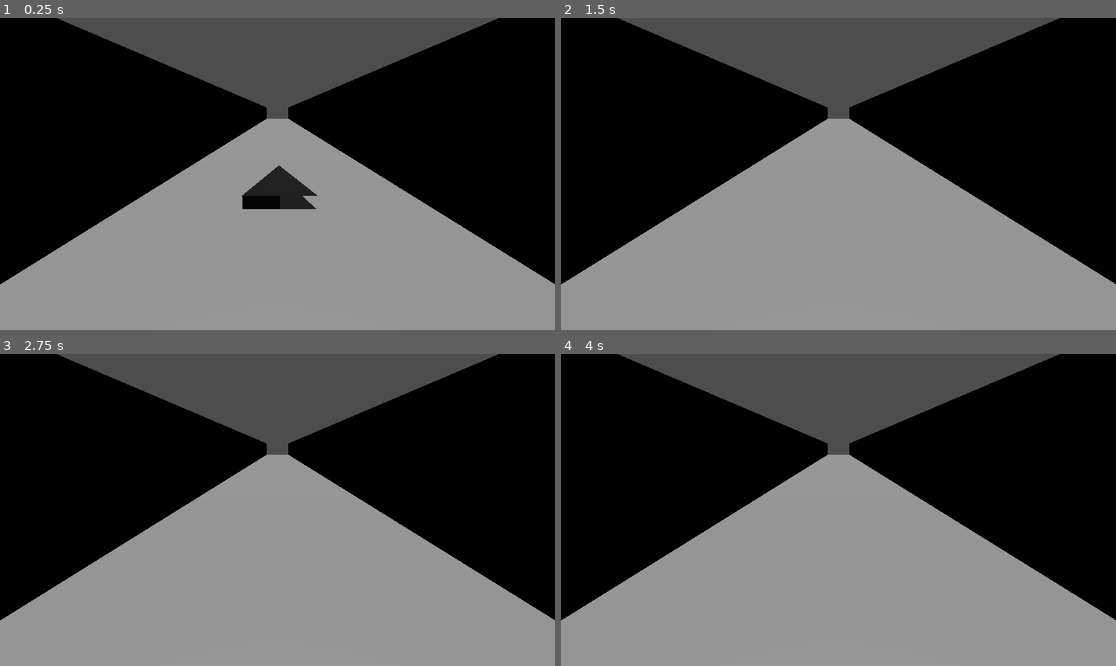
Above: before the commit, frames 1-4 (two rows, left to right).
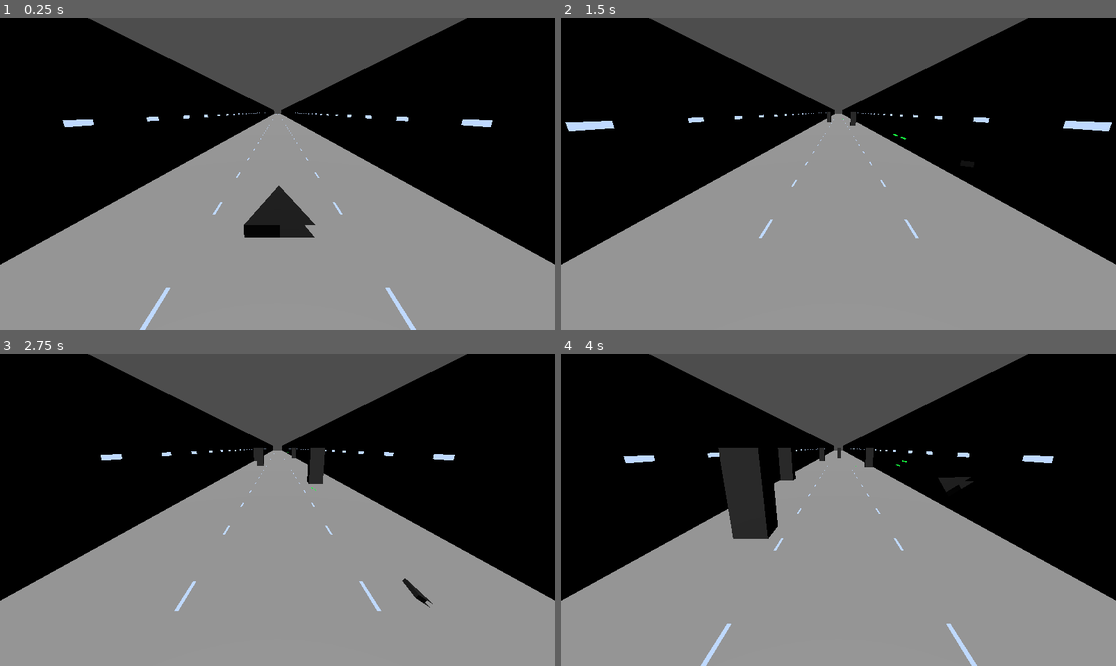
Above: after the commit, the same moments.

Repository: hotdogontology/CSCE552
Game: Godot game, scene res://main.tscn
Same seed, same stepped clock (60 frames per second), same inputs: the game is played once before the commit and once after it.
Inputs:
- Up to frame 1 (0.25 s): no input
- Up to frame 2 (1.5 s): hold Right (move_right) 0.53-1.28 s; hold S (boost, bound only after the commit) 0.53-1.28 s; tap Space (fire, bound only after the commit) at 0.8, 1.35 s; hold Down (move_down) from 1.28 s (still down)
- Up to frame 3 (2.75 s): tap S (boost, bound only after the commit) at 1.55 s; release Down (move_down) at 2.03 s; hold Right (move_right) from 2.03 s (still down); hold S (boost, bound only after the commit) from 2.03 s (still down); tap Space (fire, bound only after the commit) at 2.3 s
- Up to frame 4 (4 s): release Right (move_right) at 2.78 s; release S (boost, bound only after the commit) at 2.78 s; hold Up (move_up) 2.78-3.53 s; tap Space (fire, bound only after the commit) at 2.85, 3.8 s; tap S (boost, bound only after the commit) at 3.05 s; hold Left (move_left) from 3.53 s (still down); hold S (boost, bound only after the commit) from 3.53 s (still down)

The runs differ from the first frame. In frame 1, 7.6% of the frame differs, in the area x 0-100%, y 0-100%; in frame 2, 5.7%; in frame 3, 5.9%; in frame 4, 8.2%.

Commit message:
edited ship model for banking issues, updated movement

Diff:
--- /dev/null
+++ b/hound/laser.gd
@@ -0,0 +1,11 @@
+extends Area3D
+
+@export var speed := 18.0
+@export var lifetime := 2.0
+
+
+func _process(delta: float) -> void:
+	position.z -= speed * delta
+	lifetime -= delta
+	if lifetime <= 0.0:
+		queue_free()
--- /dev/null
+++ b/hound/laser.tscn
@@ -0,0 +1,25 @@
+[gd_scene load_steps=5 format=3 uid="uid://bcqeeok3siohr"]
+
+[ext_resource type="Script" uid="uid://cfp6vb8s1guit" path="res://laser.gd" id="1_laser"]
+
+[sub_resource type="StandardMaterial3D" id="StandardMaterial3D_laser"]
+shading_mode = 0
+albedo_color = Color(0.1, 1, 0.25, 1)
+
+[sub_resource type="BoxMesh" id="BoxMesh_laser"]
+material = SubResource("StandardMaterial3D_laser")
+size = Vector3(0.025, 0.025, 0.35)
+
+[sub_resource type="BoxShape3D" id="BoxShape3D_laser"]
+size = Vector3(0.025, 0.025, 0.35)
+
+[node name="Laser" type="Area3D"]
+collision_layer = 4
+collision_mask = 2
+script = ExtResource("1_laser")
+
+[node name="Mesh" type="MeshInstance3D" parent="."]
+mesh = SubResource("BoxMesh_laser")
+
+[node name="CollisionShape3D" type="CollisionShape3D" parent="."]
+shape = SubResource("BoxShape3D_laser")
--- /dev/null
+++ b/hound/main.gd
@@ -0,0 +1,87 @@
+extends Node3D
+
+const TRENCH_SEGMENT_SCENE := preload("res://trench_segment.tscn")
+const TRENCH_SCRAPER_SCENE := preload("res://trench_scraper.tscn")
+
+@export var scroll_speed := 40.0
+@export_range(2, 10, 1) var trench_segment_count := 3
+@export var trench_segment_length := 200.0
+@export var obstacle_spawn_z := -120.0
+@export var obstacle_ground_y := -4.5
+@export var obstacle_horizontal_limit := 8.5
+@export var minimum_spawn_delay := 0.45
+@export var maximum_spawn_delay := 0.9
+@export var restart_on_collision := true
+
+@onready var player: Area3D = $Player
+@onready var first_trench_segment: Node3D = $TutorialTrench
+@onready var obstacle_timer: Timer = $BuildingTimer
+
+var trench_segments: Array[Node3D] = []
+
+
+func _ready() -> void:
+	_setup_trench()
+	player.area_entered.connect(_on_player_area_entered)
+	obstacle_timer.timeout.connect(_spawn_obstacle)
+	_schedule_next_obstacle()
+
+
+func _process(delta: float) -> void:
+	_move_trench(delta)
+
+
+func _setup_trench() -> void:
+	trench_segments.append(first_trench_segment)
+	first_trench_segment.position.z = 0.0
+
+	for index in range(1, trench_segment_count):
+		var segment := TRENCH_SEGMENT_SCENE.instantiate() as Node3D
+		add_child(segment)
+		segment.position.z = -trench_segment_length * index
+		trench_segments.append(segment)
+
+
+func _move_trench(delta: float) -> void:
+	for segment in trench_segments:
+		segment.position.z += scroll_speed * delta
+
+	for segment in trench_segments:
+		if segment.position.z >= trench_segment_length:
+			segment.position.z = _furthest_segment_z() - trench_segment_length
+
+
+func _furthest_segment_z() -> float:
+	var furthest_z := trench_segments[0].position.z
+	for segment in trench_segments:
+		furthest_z = minf(furthest_z, segment.position.z)
+	return furthest_z
+
+
+func _spawn_obstacle() -> void:
+	var obstacle := TRENCH_SCRAPER_SCENE.instantiate() as Area3D
+	add_child(obstacle)
+	obstacle.position = Vector3(
+		randf_range(-obstacle_horizontal_limit, obstacle_horizontal_limit),
+		obstacle_ground_y,
+		obstacle_spawn_z
+	)
+	obstacle.set("speed", scroll_speed)
+	_schedule_next_obstacle()
+
+
+func _schedule_next_obstacle() -> void:
+	var low_delay := minf(minimum_spawn_delay, maximum_spawn_delay)
+	var high_delay := maxf(minimum_spawn_delay, maximum_spawn_delay)
+	obstacle_timer.start(randf_range(low_delay, high_delay))
+
+
+func _on_player_area_entered(area: Area3D) -> void:
+	if not area.is_in_group("obstacle"):
+		return
+
+	print("Player collided with obstacle: ", area.name)
+	if restart_on_collision:
+		get_tree().call_deferred("reload_current_scene")
+	else:
+		area.queue_free()
--- a/hound/main.tscn
+++ b/hound/main.tscn
@@ -1,14 +1,16 @@
-[gd_scene load_steps=3 format=3 uid="uid://lvduepqic8sb"]
+[gd_scene load_steps=4 format=3 uid="uid://lvduepqic8sb"]
 
 [ext_resource type="PackedScene" uid="uid://dwnwtc5vqs7xi" path="res://player.tscn" id="1_ig7tw"]
 [ext_resource type="PackedScene" uid="uid://djkj0jhaau2i8" path="res://trench_segment.tscn" id="2_0xm2m"]
+[ext_resource type="Script" uid="uid://chrylrtcdqp" path="res://main.gd" id="3_main"]
 
 [node name="Main" type="Node3D"]
+script = ExtResource("3_main")
 
 [node name="Player" parent="." instance=ExtResource("1_ig7tw")]
 
 [node name="Camera3D" type="Camera3D" parent="."]
-transform = Transform3D(1, 0, 0, 0, 0.956554, 0.291554, 0, -0.291554, 0.956554, -0.00951095, 1.14284, 1.0276)
+transform = Transform3D(1, 0, 0, 0, 0.956554, 0.291554, 0, -0.291554, 0.956554, -0.00951095, 0.500372, 1.0276)
 
 [node name="DirectionalLight3D" type="DirectionalLight3D" parent="."]
 transform = Transform3D(1, 0, 0, 0, 0.0722287, 0.997388, 0, -0.997388, 0.0722287, 0, 8, 2)
@@ -16,3 +18,4 @@
 [node name="TutorialTrench" parent="." instance=ExtResource("2_0xm2m")]
 
 [node name="BuildingTimer" type="Timer" parent="."]
+one_shot = true
--- a/hound/player.gd
+++ b/hound/player.gd
@@ -1,22 +1,174 @@
 extends Area3D
 
-@export var speed := 4.0
-@export var horizontal_limit := 4.0
+const LASER_SCENE := preload("res://laser.tscn")
+
+@export var speed := 2.0
+@export var acceleration := 10.0
+@export var deceleration := 14.0
+@export var horizontal_limit := 2.0
 @export var vertical_minimum := -2.0
 @export var vertical_maximum := 2.0
+@export var boost_speed := 3.0
+@export var brake_speed := 2.0
+@export var longitudinal_acceleration := 12.0
+@export var forward_limit := -1.5
+@export var rear_limit := 0.6
+@export_range(0.0, 90.0, 1.0) var maximum_bank_degrees := 35.0
+@export_range(0.0, 90.0, 1.0) var maximum_pitch_degrees := 20.0
+@export var rotation_speed := 8.0
+@export_range(0.1, 1.0, 0.05) var double_tap_window := 0.3
+@export_range(0.1, 2.0, 0.05) var barrel_roll_duration := 0.6
+@export_range(0.05, 1.0, 0.05) var fire_interval := 0.2
 
-# Called when the node enters the scene tree for the first time.
+@onready var ship_model: MeshInstance3D = $ShipModel
+@onready var hitbox: CollisionShape3D = $CockpitHitBox
+
+var velocity := Vector2.ZERO
+var longitudinal_velocity := 0.0
+var model_rest_rotation := Vector3.ZERO
+var visual_roll := 0.0
+var barrel_roll_direction := 0.0
+var barrel_roll_time := 0.0
+var last_left_tap := -10.0
+var last_right_tap := -10.0
+var fire_cooldown := 0.0
+
 func _ready() -> void:
-	pass # Replace with function body.
+	model_rest_rotation = ship_model.rotation
+	visual_roll = model_rest_rotation.z
 
 
-# Called every frame. 'delta' is the elapsed time since the previous frame.
 func _process(delta: float) -> void:
+	_handle_maneuver_input()
+	_handle_firing(delta)
 
-	var input_direction := Input.get_vector( "move_left", "move_right", "move_up", "move_down" )
+	var input_direction := Input.get_vector(
+		"move_left", "move_right", "move_up", "move_down"
+	)
+	# Input.get_vector returns negative Y for up, matching world-space Y here.
+	input_direction.y *= -1.0
 
-	position.x += input_direction.x * speed * delta
-	position.y -= input_direction.y * speed * delta
+	var target_velocity := input_direction * speed
+	var response := acceleration if input_direction != Vector2.ZERO else deceleration
+	velocity = velocity.move_toward(target_velocity, response * delta)
 
-	position.x = clampf( position.x, -horizontal_limit, horizontal_limit )
-	position.y = clampf( position.y, vertical_minimum, vertical_maximum )
+	position.x = clampf(
+		position.x + velocity.x * delta,
+		-horizontal_limit,
+		horizontal_limit
+	)
+	position.y = clampf(
+		position.y + velocity.y * delta,
+		vertical_minimum,
+		vertical_maximum
+	)
+
+	# Stop pushing against an edge so the ship responds immediately when turning away.
+	if is_equal_approx(absf(position.x), horizontal_limit):
+		velocity.x = 0.0
+	if is_equal_approx(position.y, vertical_minimum) or is_equal_approx(position.y, vertical_maximum):
+		velocity.y = 0.0
+
+	_update_longitudinal_movement(delta)
+
+	var rotation_weight := 1.0 - exp(-rotation_speed * delta)
+	var target_pitch := model_rest_rotation.x \
+		+ deg_to_rad(maximum_pitch_degrees) * input_direction.y
+	ship_model.rotation.x = lerp_angle(
+		ship_model.rotation.x, target_pitch, rotation_weight
+	)
+	ship_model.rotation.y = lerp_angle(
+		ship_model.rotation.y, model_rest_rotation.y, rotation_weight
+	)
+
+	_update_roll(delta, input_direction.x, rotation_weight)
+	ship_model.rotation.z = visual_roll
+	# Rotate the thin collider with the ship. At knife edge its narrow vertical
+	# dimension becomes its screen-space width instead of leaving a wide box behind.
+	hitbox.rotation.x = ship_model.rotation.x
+	hitbox.rotation.z = visual_roll
+
+
+func _handle_firing(delta: float) -> void:
+	fire_cooldown = maxf(fire_cooldown - delta, 0.0)
+	if not Input.is_action_pressed("fire") or fire_cooldown > 0.0:
+		return
+
+	_fire_laser(Vector3(-0.1, 0.0, -0.25))
+	_fire_laser(Vector3(0.1, 0.0, -0.25))
+	fire_cooldown = fire_interval
+
+
+func _fire_laser(muzzle_offset: Vector3) -> void:
+	var laser := LASER_SCENE.instantiate() as Area3D
+	get_tree().current_scene.add_child(laser)
+	laser.global_position = ship_model.to_global(muzzle_offset)
+
+
+func _update_longitudinal_movement(delta: float) -> void:
+	var target_speed := 0.0
+	var boosting := Input.is_action_pressed("boost")
+	var braking := Input.is_action_pressed("brake")
+	if boosting and not braking:
+		target_speed -= boost_speed
+	elif braking and not boosting:
+		target_speed += brake_speed
+
+	longitudinal_velocity = move_toward(
+		longitudinal_velocity,
+		target_speed,
+		longitudinal_acceleration * delta
+	)
+	position.z = clampf(
+		position.z + longitudinal_velocity * delta,
+		forward_limit,
+		rear_limit
+	)
+
+	if is_equal_approx(position.z, forward_limit) or is_equal_approx(position.z, rear_limit):
+		longitudinal_velocity = 0.0
+
+
+func _handle_maneuver_input() -> void:
+	var now := Time.get_ticks_msec() / 1000.0
+
+	if Input.is_action_just_pressed("knife_left"):
+		if now - last_left_tap <= double_tap_window:
+			_start_barrel_roll(1.0)
+			last_left_tap = -10.0
+		else:
+			last_left_tap = now
+
+	if Input.is_action_just_pressed("knife_right"):
+		if now - last_right_tap <= double_tap_window:
+			_start_barrel_roll(-1.0)
+			last_right_tap = -10.0
+		else:
+			last_right_tap = now
+
+
+func _start_barrel_roll(direction: float) -> void:
+	barrel_roll_direction = direction
+	barrel_roll_time = 0.0
+
+
+func _update_roll(delta: float, horizontal_input: float, rotation_weight: float) -> void:
+	if barrel_roll_direction != 0.0:
+		var remaining_time := barrel_roll_duration - barrel_roll_time
+		var roll_delta := minf(delta, remaining_time)
+		visual_roll += barrel_roll_direction * TAU * roll_delta / barrel_roll_duration
+		barrel_roll_time += roll_delta
+
+		if barrel_roll_time >= barrel_roll_duration:
+			visual_roll = wrapf(visual_roll, -PI, PI)
+			barrel_roll_direction = 0.0
+		return
+
+	var target_roll := model_rest_rotation.z \
+		- deg_to_rad(maximum_bank_degrees) * horizontal_input
+	if Input.is_action_pressed("knife_left"):
+		target_roll = model_rest_rotation.z + PI / 2.0
+	elif Input.is_action_pressed("knife_right"):
+		target_roll = model_rest_rotation.z - PI / 2.0
+
+	visual_roll = lerp_angle(visual_roll, target_roll, rotation_weight)
--- a/hound/player.tscn
+++ b/hound/player.tscn
@@ -4,13 +4,14 @@
 [ext_resource type="Script" uid="uid://86glxucyisx5" path="res://player.gd" id="1_onrkg"]
 
 [sub_resource type="BoxShape3D" id="BoxShape3D_4flbx"]
+size = Vector3(0.28, 0.06, 0.42)
 
 [node name="Player" type="Area3D"]
+collision_mask = 2
 script = ExtResource("1_onrkg")
 
 [node name="ShipModel" type="MeshInstance3D" parent="."]
 mesh = ExtResource("1_4flbx")
 
 [node name="CockpitHitBox" type="CollisionShape3D" parent="."]
-transform = Transform3D(0.15, 0, 0, 0, 0.15, 0, 0, 0, 0.15, -0.00512123, 0.779444, 0.127453)
 shape = SubResource("BoxShape3D_4flbx")
--- a/hound/project.godot
+++ b/hound/project.godot
@@ -37,6 +37,31 @@
 "events": [Object(InputEventKey,"resource_local_to_scene":false,"resource_name":"","device":-1,"window_id":0,"alt_press …(195 unchanged characters)…
 ]
 }
+knife_left={
+"deadzone": 0.2,
+"events": [Object(InputEventKey,"resource_local_to_scene":false,"resource_name":"","device":-1,"window_id":0,"alt_pressed":false,"shift_pressed":false,"ctrl_pressed":false,"meta_pressed":false,"pressed":false,"keycode":0,"physical_keycode":65,"key_label":0,"unicode":97,"location":0,"echo":false,"script":null)
+]
+}
+knife_right={
+"deadzone": 0.2,
+"events": [Object(InputEventKey,"resource_local_to_scene":false,"resource_name":"","device":-1,"window_id":0,"alt_pressed":false,"shift_pressed":false,"ctrl_pressed":false,"meta_pressed":false,"pressed":false,"keycode":0,"physical_keycode":70,"key_label":0,"unicode":102,"location":0,"echo":false,"script":null)
+]
+}
+boost={
+"deadzone": 0.2,
+"events": [Object(InputEventKey,"resource_local_to_scene":false,"resource_name":"","device":-1,"window_id":0,"alt_pressed":false,"shift_pressed":false,"ctrl_pressed":false,"meta_pressed":false,"pressed":false,"keycode":0,"physical_keycode":83,"key_label":0,"unicode":115,"location":0,"echo":false,"script":null)
+]
+}
+brake={
+"deadzone": 0.2,
+"events": [Object(InputEventKey,"resource_local_to_scene":false,"resource_name":"","device":-1,"window_id":0,"alt_pressed":false,"shift_pressed":false,"ctrl_pressed":false,"meta_pressed":false,"pressed":false,"keycode":0,"physical_keycode":68,"key_label":0,"unicode":100,"location":0,"echo":false,"script":null)
+]
+}
+fire={
+"deadzone": 0.2,
+"events": [Object(InputEventKey,"resource_local_to_scene":false,"resource_name":"","device":-1,"window_id":0,"alt_pressed":false,"shift_pressed":false,"ctrl_pressed":false,"meta_pressed":false,"pressed":false,"keycode":32,"physical_keycode":32,"key_label":32,"unicode":32,"location":0,"echo":false,"script":null)
+]
+}
 
 [rendering]
 
--- a/hound/trench_scraper.gd
+++ b/hound/trench_scraper.gd
@@ -2,15 +2,10 @@
 
 # speed at which buildings move towards player
 @export var speed := 25.0
+@export var despawn_z := 15.0
 
-# Called when the node enters the scene tree for the first time.
-func _ready() -> void:
-	pass # Replace with function body.
-
-
-# Called every frame. 'delta' is the elapsed time since the previous frame.
 func _process(delta: float) -> void:
 	position.z += speed * delta
 
-	if position.z > 15.0:
+	if position.z > despawn_z:
 		queue_free()
--- a/hound/trench_scraper.tscn
+++ b/hound/trench_scraper.tscn
@@ -8,7 +8,8 @@
 [sub_resource type="BoxShape3D" id="BoxShape3D_vao2m"]
 size = Vector3(2, 5, 2)
 
-[node name="TrenchScraper" type="Area3D"]
+[node name="TrenchScraper" type="Area3D" groups=["obstacle"]]
+collision_layer = 2
 script = ExtResource("1_itgv5")
 
 [node name="MeshInstance3D" type="MeshInstance3D" parent="."]
--- /dev/null
+++ b/hound/trench_segment.gd
@@ -0,0 +1,69 @@
+extends Node3D
+
+@export_range(1.0, 20.0, 0.5) var marking_spacing := 6.0
+@export var marking_emission_energy := 2.0
+
+const SEGMENT_START_Z := -187.0
+const SEGMENT_END_Z := 8.0
+
+
+func _ready() -> void:
+	var marking_material := StandardMaterial3D.new()
+	marking_material.shading_mode = BaseMaterial3D.SHADING_MODE_UNSHADED
+	marking_material.albedo_color = Color(0.75, 0.85, 1.0)
+	marking_material.emission_enabled = true
+	marking_material.emission = Color(0.35, 0.55, 1.0)
+	marking_material.emission_energy_multiplier = marking_emission_energy
+
+	_create_floor_markings(marking_material)
+	_create_wall_markings(marking_material)
+
+
+func _create_floor_markings(material: Material) -> void:
+	var positions: Array[Vector3] = []
+	var z := SEGMENT_START_Z
+	while z <= SEGMENT_END_Z:
+		positions.append(Vector3(-3.25, -4.49, z))
+		positions.append(Vector3(3.25, -4.49, z))
+		z += marking_spacing
+
+	var marking_mesh := BoxMesh.new()
+	marking_mesh.size = Vector3(0.12, 0.02, 1.5)
+	marking_mesh.material = material
+	_add_multimesh("FloorMarkings", marking_mesh, positions)
+
+
+func _create_wall_markings(material: Material) -> void:
+	var positions: Array[Vector3] = []
+	var z := SEGMENT_START_Z
+	while z <= SEGMENT_END_Z:
+		positions.append(Vector3(-9.49, 0.0, z))
+		positions.append(Vector3(9.49, 0.0, z))
+		z += marking_spacing
+
+	var marking_mesh := BoxMesh.new()
+	marking_mesh.size = Vector3(0.02, 0.3, 1.5)
+	marking_mesh.material = material
+	_add_multimesh("WallMarkings", marking_mesh, positions)
+
+
+func _add_multimesh(
+	node_name: String,
+	mesh: Mesh,
+	positions: Array[Vector3]
+) -> void:
+	var multimesh := MultiMesh.new()
+	multimesh.transform_format = MultiMesh.TRANSFORM_3D
+	multimesh.mesh = mesh
+	multimesh.instance_count = positions.size()
+
+	for index in positions.size():
+		multimesh.set_instance_transform(
+			index,
+			Transform3D(Basis.IDENTITY, positions[index])
+		)
+
+	var instance := MultiMeshInstance3D.new()
+	instance.name = node_name
+	instance.multimesh = multimesh
+	add_child(instance)
--- a/hound/trench_segment.tscn
+++ b/hound/trench_segment.tscn
@@ -1,4 +1,6 @@
-[gd_scene load_steps=4 format=3 uid="uid://djkj0jhaau2i8"]
+[gd_scene load_steps=5 format=3 uid="uid://djkj0jhaau2i8"]
+
+[ext_resource type="Script" path="res://trench_segment.gd" id="1_markings"]
 
 [sub_resource type="BoxMesh" id="BoxMesh_fsigi"]
 size = Vector3(20, 1, 200)
@@ -10,6 +12,7 @@
 size = Vector3(1, 10, 200)
 
 [node name="TutorialTrench" type="Node3D"]
+script = ExtResource("1_markings")
 
 [node name="Floor" type="MeshInstance3D" parent="."]
 transform = Transform3D(1, 0, 0, 0, 1, 0, 0, 0, 1, 0, -5, -90)
Not shown, changed: hound/blockbench/starship1.obj
Not shown, added: hound/laser.gd.uid
Not shown, added: hound/main.gd.uid
Not shown, added: hound/trench_segment.gd.uid
Not shown, changed: hound/blockbench/starship1.bbmodel
